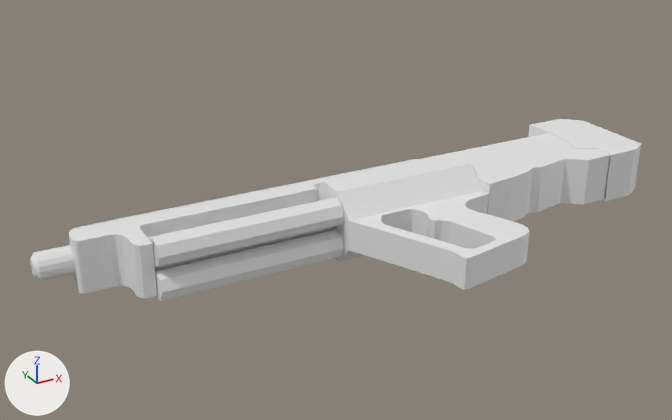
The Blender file Dream Shooter BLENDER Project/BLEND files/ShotgunModel.blend as it was, and as the next commit left it.
Rendered twice from a 50 mm camera at (-1.259, -1.713, 0.879) aimed at (-0.328, -0.02, 0.033). Lighting does not change. The marker at lower left points along +X, +Y and +Z.

The scene before the commit, as lines of its bpy script (objects in view):
```python
ob_shotgun_cylinder1 = bpy.data.objects.new('ShotGun_Cylinder1', me_cylinder_003)
ob_shotgun_cylinder1.parent = ob_empty_shotguncylindergroup
ob_shotgun_cylinder1.location = (0.292, -0.137, -0.0399)
ob_shotgun_cylinder2 = bpy.data.objects.new('ShotGun_Cylinder2', me_cylinder_004)
ob_shotgun_cylinder2.parent = ob_empty_shotguncylindergroup
ob_shotgun_cylinder2.location = (0.292, -0.137, 0.0385)
ob_shotgun_cylinder3 = bpy.data.objects.new('ShotGun_Cylinder3', me_cylinder_005)
ob_shotgun_cylinder3.parent = ob_empty_shotguncylindergroup
ob_shotgun_cylinder3.location = (0.292, -0.0812, -0.00252)
ob_shotgunmodel = bpy.data.objects.new('ShotgunModel', me_cube_001)
ob_shotgunmodel.location = (0.0, 0.0, 0.0)
```
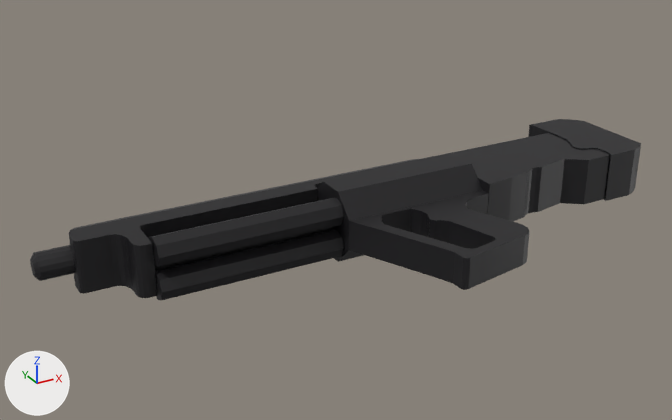
Where the change shows, as pixel boxes [x1, y1, x2, y2] in the pictures (672 x 420 px):
'ShotgunModel', recoloured (white to black)
    both: [30, 119, 641, 298]
'ShotGun_Cylinder2', recoloured (grey to black)
    both: [149, 198, 344, 267]
'ShotGun_Cylinder1', recoloured (grey to black)
    both: [155, 230, 344, 301]
'ShotGun_Cylinder3', recoloured (grey to black)
    both: [155, 227, 331, 270]

Diff of the bpy script that builds the scene:
```diff
--- a/Dream Shooter BLENDER Project/BLEND files/ShotgunModel.blend.py
+++ b/Dream Shooter BLENDER Project/BLEND files/ShotgunModel.blend.py
@@ mat_material @@
+mat_material = principled_material('Material')
+mat_material.base_color = (0.00921, 0.00839, 0.0102)  # black #18171a
@@ me_cube_001 @@
 me_cube_001.from_pydata(...)  # 881 vertices, 829 faces; spans x -0.98..0.54, y -0.37..0.18, z -0.09..0.09
+me_cube_001.materials.append(mat_material)  # black #18171a
@@ me_cylinder_003 @@
 me_cylinder_003.from_pydata(...)  # 16 vertices, 10 faces; spans x -0.213..0.213, y -0.033..0.033, z -0.033..0.033
+me_cylinder_003.materials.append(mat_material)  # black #18171a
@@ me_cylinder_004 @@
 me_cylinder_004.from_pydata(...)  # 16 vertices, 10 faces; spans x -0.213..0.213, y -0.033..0.033, z -0.033..0.033
+me_cylinder_004.materials.append(mat_material)  # black #18171a
@@ me_cylinder_005 @@
 me_cylinder_005.from_pydata(...)  # 16 vertices, 10 faces; spans x -0.213..0.213, y -0.033..0.033, z -0.033..0.033
+me_cylinder_005.materials.append(mat_material)  # black #18171a
```
